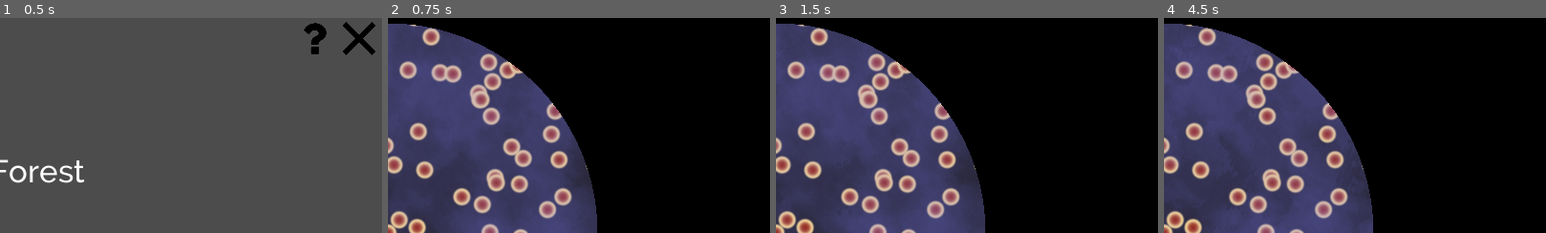
Above: before the commit, frames 1-4 (left to right).
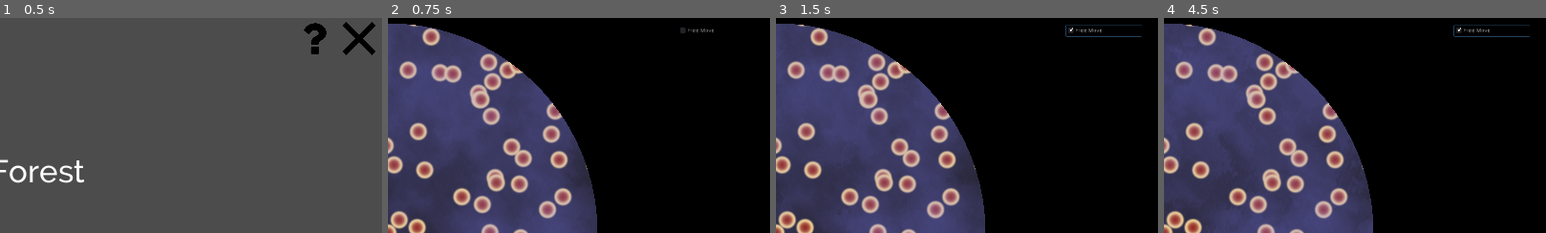
Above: after the commit, the same moments.

Repository: WeLoveGodot/GameOff2019
Game: Godot game, scene res://scene/Menu.tscn
The game is run twice, just before and just after one commit, with the same random seed, the same clock (stepped at 60 frames per second) and the same inputs.
Inputs (mouse positions are % of the whole screen's width and height, from its top left):
- Up to frame 1 (0.5 s): no input
- Up to frame 2 (0.75 s): click "Start" at 0.5 s
- Up to frame 3 (1.5 s): click (93, 3) at 1.25 s, where only the run after the commit has a clickable "Free Move"
- Up to frame 4 (4.5 s): click (93, 3) at 2 s, where only the run after the commit has a clickable "Free Move"; click (93, 3) at 2.75 s, where only the run after the commit has a clickable "Free Move"; tap Enter at 3.5 s; move the mouse to (72, 45) at 3.52 s; click (72, 45) at 3.67 s; tap Space at 4.25 s; move the mouse to (30, 55) at 4.27 s; click (30, 55) at 4.42 s
The pictures show only the part of the screen within x 50-100%, y 0-50%; the shares and areas given below are measured in that part.

Frame 1 is identical in both runs. In frame 2, 0.1% of the frame differs, in the area x 76-86%, y 4-8%; in frame 3, 0.3%, in the area x 75-96%, y 3-9%; in frame 4, 0.3%.

Commit message:
feat(debug): add debug menu
you can zoom in camera when debug_camera is on

Diff:
--- /dev/null
+++ b/scene/DebugUI.gd
@@ -0,0 +1,30 @@
+extends Control
+signal debug_camera(is_debug)
+signal new_camera_scale(is_up)
+
+# Declare member variables here. Examples:
+# var a = 2
+# var b = "text"
+
+# Called when the node enters the scene tree for the first time.
+func _ready():
+	pass # Replace with function body.
+
+# Called every frame. 'delta' is the elapsed time since the previous frame.
+#func _process(delta):
+#	pass
+
+func _input(event):
+	# print(event.type)
+	# if event.type == InputEvent.MOUSE_BUTTON:
+	if event is InputEventMouseButton:
+		# zoom in
+		if event.button_index == BUTTON_WHEEL_UP:
+			emit_signal("new_camera_scale", true)
+		# zoom out
+		if event.button_index == BUTTON_WHEEL_DOWN:
+			emit_signal("new_camera_scale", false)
+
+
+func _on_CheckBox_toggled(button_pressed):
+	emit_signal("debug_camera", button_pressed)
--- a/scene/Game.gd
+++ b/scene/Game.gd
@@ -1,6 +1,9 @@
 extends Node2D
 
 var me
+
+# debug相机的话，就不自动scale，由人来控制
+var is_debug_camera: bool = false
 
 func _ready():
 	# test code
@@ -44,7 +47,8 @@
 
 # Called every frame. 'delta' is the elapsed time since the previous frame.
 func _process(delta):
-	update_camera_zoom()
+	if !is_debug_camera:
+		update_camera_zoom()
 	# $RangeDrawer.update_field_r(1000)
 	$RangeDrawer.update_field_r(me.field_radius)
 
@@ -55,3 +59,17 @@
 	# zoom==1 -> Global.WINDOW_SIZE.y
 	var zoom = half_height * 2 / Global.WINDOW_SIZE.y
 	$Camera.zoom = Vector2(zoom, zoom)
+
+func _on_DebugMenu_debug_camera(is_debug):
+	is_debug_camera = is_debug
+	print(is_debug_camera)
+
+
+func _on_DebugMenu_new_camera_scale(is_up):
+	if is_debug_camera:
+		print("scale", is_up)
+		if is_up:
+			$Camera.zoom /= 1.2
+		else:
+			$Camera.zoom *= 1.2
+		print($Camera.zoom)
--- a/scene/Game.tscn
+++ b/scene/Game.tscn
@@ -6,6 +6,7 @@
 [ext_resource path="res://resource/raw_fonts/Raleway/Raleway-Regular.ttf" type="DynamicFontData" id=4]
 [ext_resource path="res://resource/shader/field.material" type="Material" id=5]
 [ext_resource path="res://scene/RangeDrawer.gd" type="Script" id=6]
+[ext_resource path="res://scene/DebugUI.gd" type="Script" id=7]
 
 [sub_resource type="DynamicFont" id=1]
 size = 32
@@ -54,3 +55,20 @@
 script = ExtResource( 6 )
 
 [node name="Tween" type="Tween" parent="."]
+
+[node name="DebugUI" type="CanvasLayer" parent="."]
+
+[node name="DebugMenu" type="Control" parent="DebugUI"]
+margin_right = 1916.0
+margin_bottom = 1079.0
+script = ExtResource( 7 )
+
+[node name="CheckBox" type="CheckBox" parent="DebugUI/DebugMenu"]
+margin_left = 1689.37
+margin_top = 18.0379
+margin_right = 1879.37
+margin_bottom = 46.0379
+text = "Free Move"
+[connection signal="debug_camera" from="DebugUI/DebugMenu" to="." method="_on_DebugMenu_debug_camera"]
+[connection signal="new_camera_scale" from="DebugUI/DebugMenu" to="." method="_on_DebugMenu_new_camera_scale"]
+[connection signal="toggled" from="DebugUI/DebugMenu/CheckBox" to="DebugUI/DebugMenu" method="_on_CheckBox_toggled"]
Not shown: 1 places in scene/Game.tscn that only renumber resources
